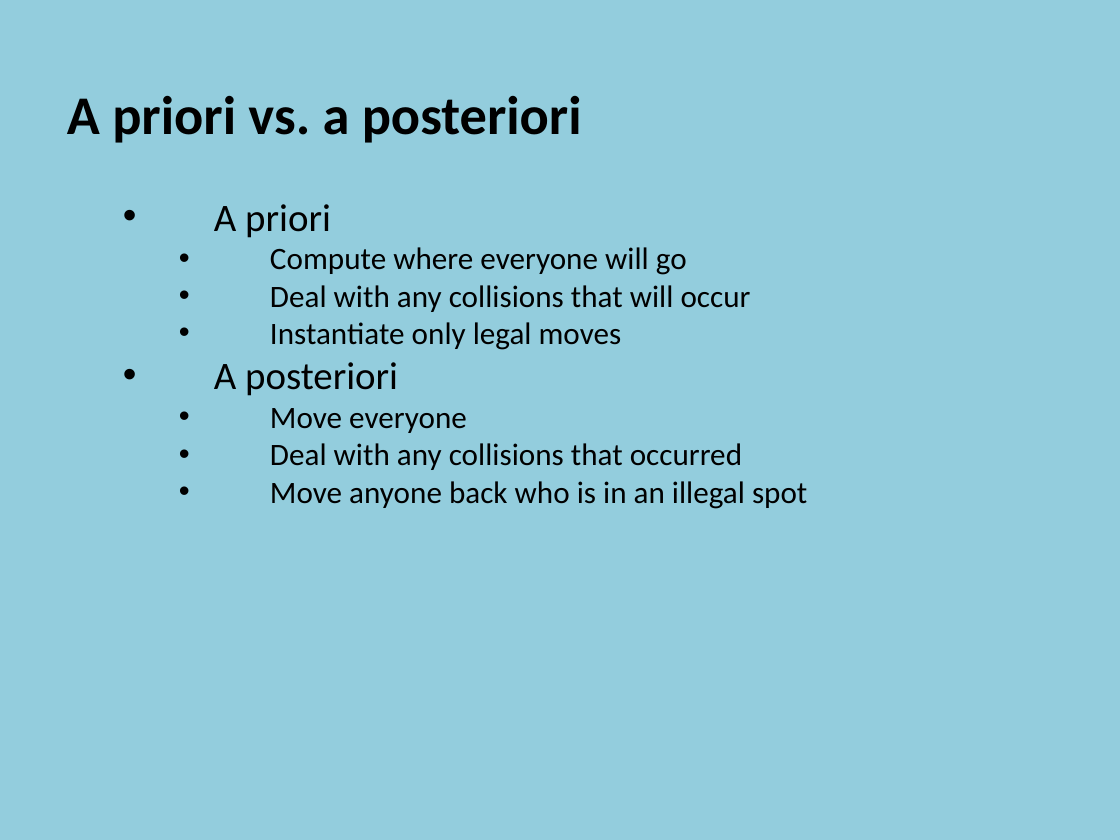
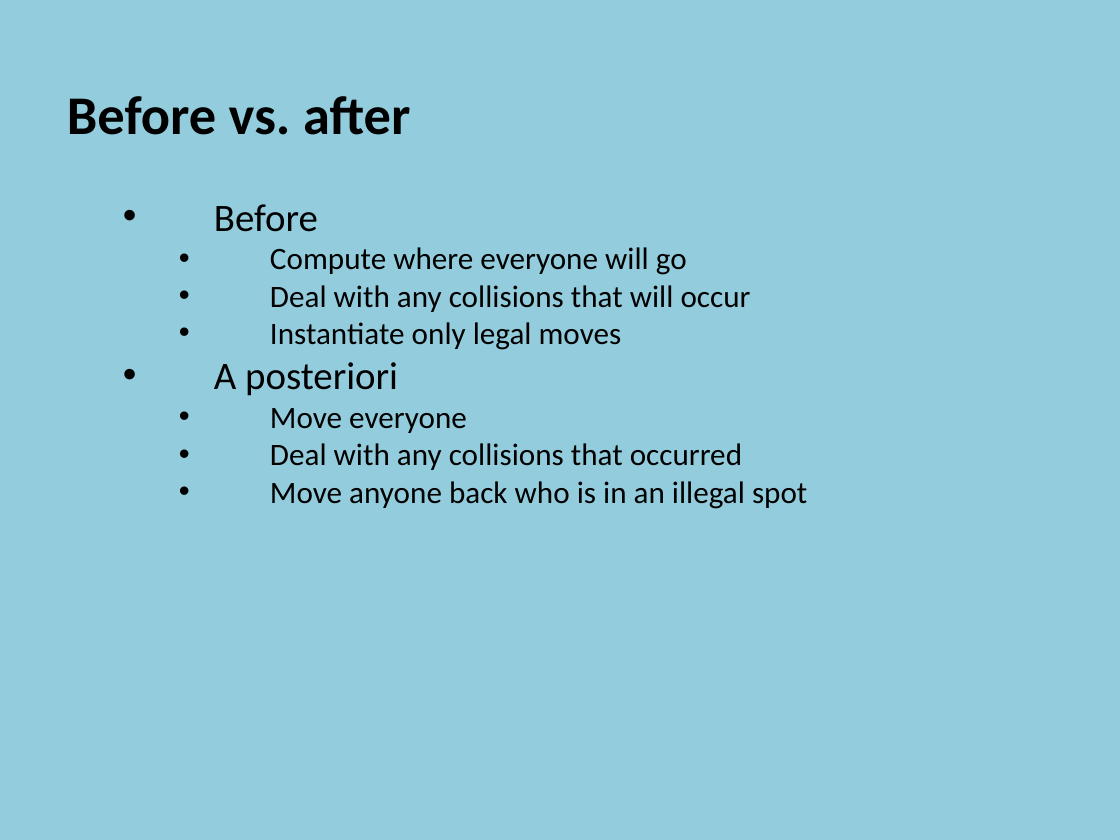
Before and after one commit to szetko/course-materials, a slide deck: slide 3 of Programming 4/08.2 NPC Collision/08.2 NPC Collision.pptx. Drawn at 1120x840 pixels with LibreOffice and Linux fonts; fonts in the diff are those of the drawing. Boxes give left, top, right and bottom in pixels: in the first picture for what was removed or moved away, otherwise in the second. Text is boxed around its words. In the diff, an @@ line names an element or a change of style, - is before the commit and + after.

```diff
--- a/Programming 4/08.2 NPC Collision/08.2 NPC Collision.pptx
+++ b/Programming 4/08.2 NPC Collision/08.2 NPC Collision.pptx
@@ text at (67,96,410,232): text changed @@
-  A priori vs. a posteriori
-    • A priori
+  Before vs. after
+    • Before
```
Also in this commit, not shown: 2 other files.
